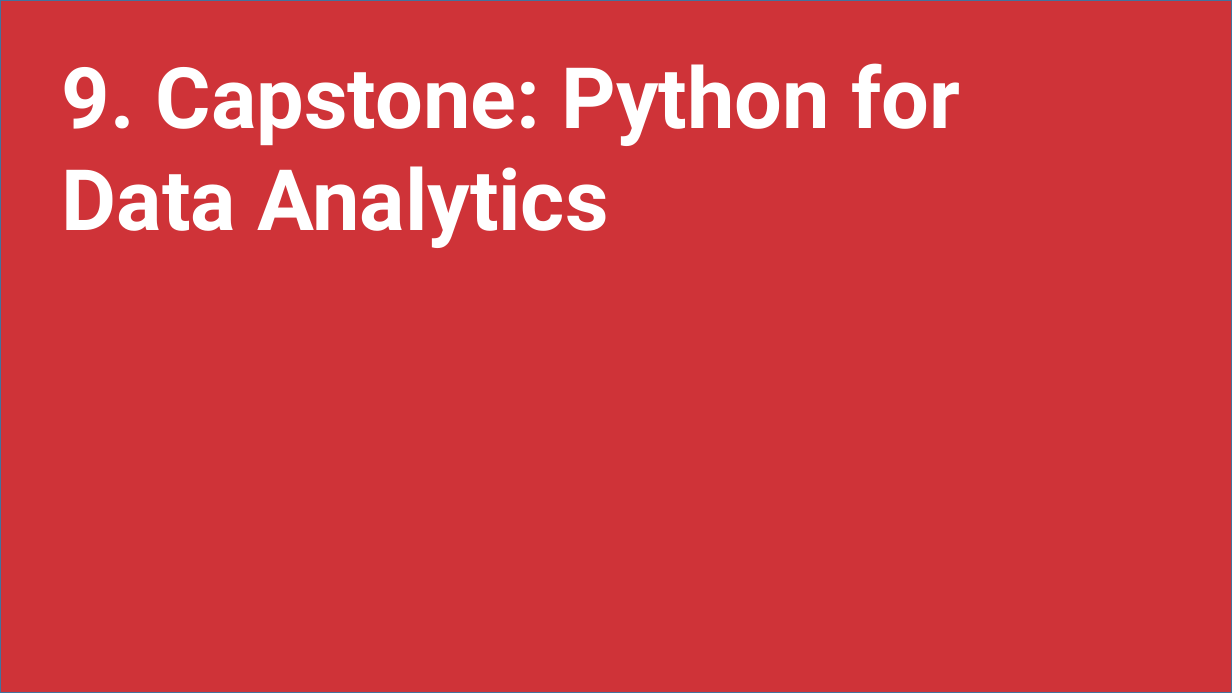
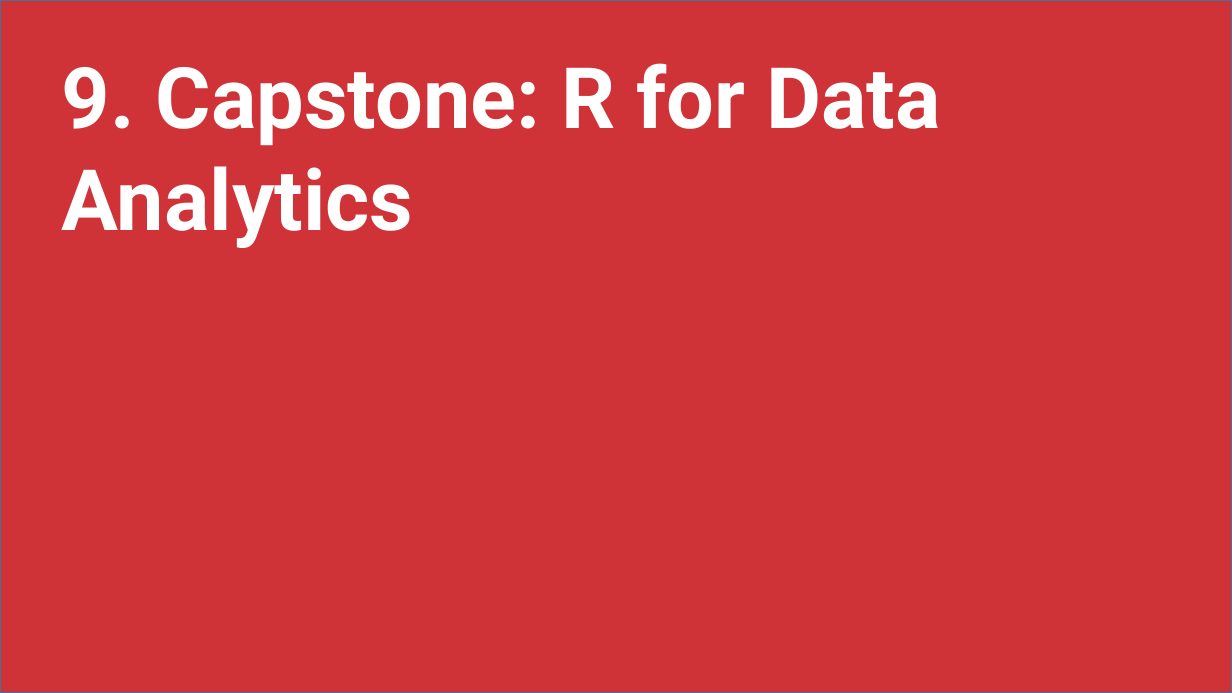
Before and after one commit to stringfestdata/aina-lets-learn-r, a slide deck: slide 40 of aina-lets-learn-r.pptx (slide 47 before the commit). Drawn at 1232x693 pixels with LibreOffice and Linux fonts; fonts in the diff are those of the drawing. Boxes give left, top, right and bottom in pixels: in the first picture for what was removed or moved away, otherwise in the second. Text is boxed around its words. In the diff, an @@ line names an element or a change of style, - is before the commit and + after.

```diff
--- a/aina-lets-learn-r.pptx
+++ b/aina-lets-learn-r.pptx
@@ text at [62, 63, 941, 248]: text changed @@
-9. Capstone: Python for Data Analytics
+9. Capstone: R for Data Analytics
```
Also in this commit, not shown: 7 other slides changed, 4 slides added, 11 slides removed, 46 other files.
